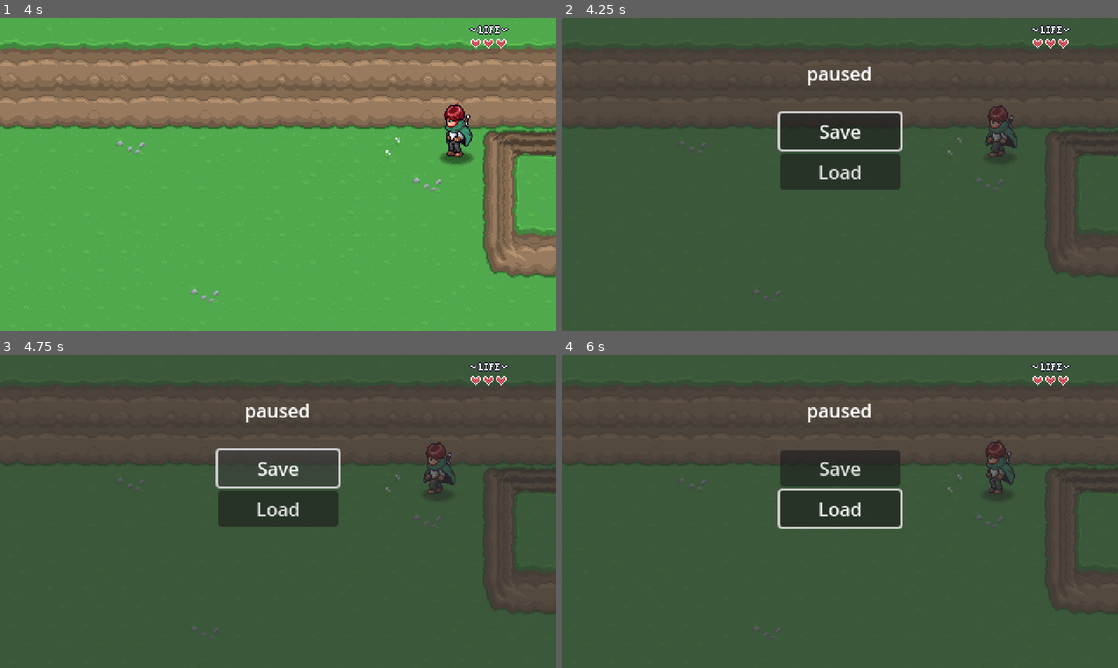
Above: before the commit, frames 1-4 (two rows, left to right).
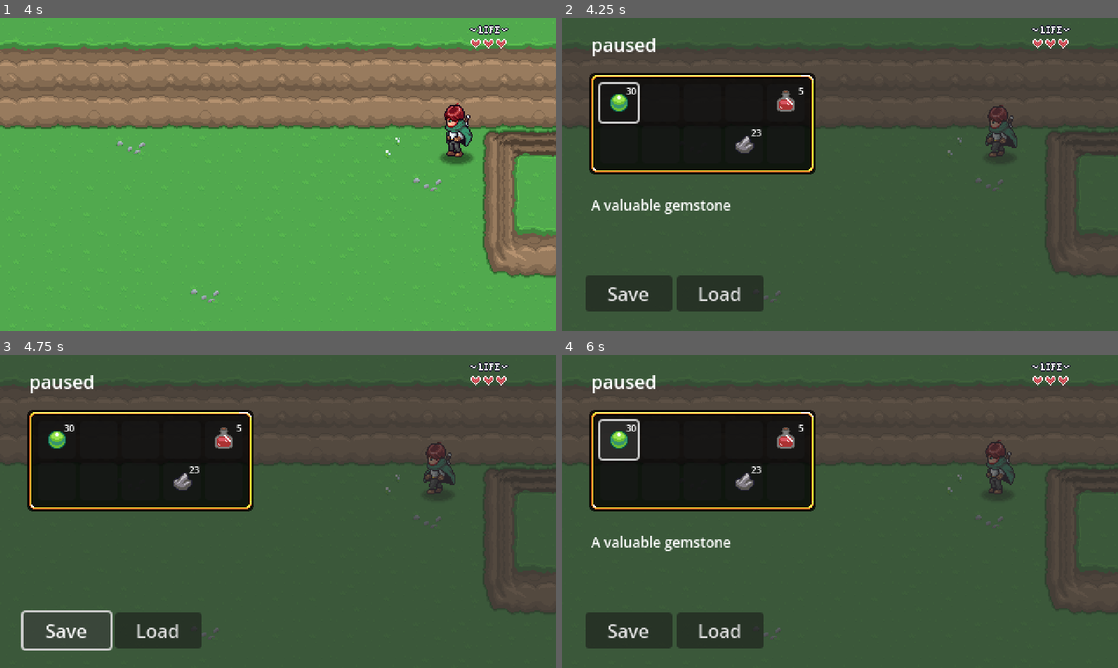
Above: after the commit, the same moments.

Repository: CaptainTiki/RPGGodot
Game: Godot game, scene res://Levels/Area01/01.tscn
The game is run twice, just before and just after one commit, with the same random seed, the same clock (stepped at 60 frames per second) and the same inputs.
Inputs (mouse positions are in pixels of both pictures, inside the frame that each line leads up to):
- Up to frame 1 (4 s): tap Enter at 0.5 s; hold D (right) 0.53-1.28 s; hold Z (attack) 0.53-1.28 s; hold S (down) 1.28-2.03 s; tap Z (attack) at 1.35, 2.85 s; hold D (right) 2.03-2.78 s; hold Z (attack) 2.03-2.78 s; hold W (up) 2.78-3.53 s; hold A (left) from 3.53 s (still down); hold Z (attack) from 3.53 s (still down)
- Up to frame 2 (4.25 s): keep holding A (left); keep holding Z (attack); tap Escape (pause) at 4.15 s
- Up to frame 3 (4.75 s): release A (left) at 4.25 s; release Z (attack) at 4.25 s; click "Save" at 4.25 s
- Up to frame 4 (6 s): click "Load" at 5 s; click (617, 439) at 5.75 s, where only the run after the commit has a clickable "30"

Frame 1 is identical in both runs. In frame 2, 22% of the frame differs, in the area x 4-62%, y 6-94%; in frame 3, 18%; in frame 4, 22%.

Commit message:
Inventory
Added resources
Added inventory on pause screen
created rock
created gem
created potion

Diff:
--- /dev/null
+++ b/GUI/Menus/Pause_Menu/Inventory/Scripts/inventory_UI.gd
@@ -0,0 +1,24 @@
+class_name InventoryUI extends Control
+
+const INVENTORY_SLOT = preload("res://GUI/Menus/Pause_Menu/Inventory/inventory_slot.tscn")
+
+@export var data : InventoryData
+
+func _ready() -> void:
+	PauseMenu.shown.connect(update_inventory)
+	PauseMenu.hidden.connect(clear_inventory)
+	clear_inventory() #incase we have debug items in the inv - clears them out
+	pass
+
+func clear_inventory() -> void:
+	for c in get_children():
+		c.queue_free()
+
+
+func update_inventory() -> void:
+	for s in data.slots:
+		var new_slot = INVENTORY_SLOT.instantiate()
+		add_child(new_slot)
+		new_slot.slot_data = s
+
+	get_child(0).grab_focus()
--- /dev/null
+++ b/GUI/Menus/Pause_Menu/Inventory/Scripts/inventory_data.gd
@@ -0,0 +1,6 @@
+class_name InventoryData extends Resource
+
+@export var slots : Array[SlotData]
+
+func add_item() -> void:
+	pass
--- /dev/null
+++ b/GUI/Menus/Pause_Menu/Inventory/Scripts/inventory_slot_ui.gd
@@ -0,0 +1,33 @@
+class_name InventorySlotUI extends Button
+
+
+var slot_data : SlotData :
+	set = set_slot_data
+
+
+@onready var texture_rect: TextureRect = $TextureRect
+@onready var label: Label = $Label
+
+func _ready() -> void:
+	texture_rect.texture = null
+	label.text = ""
+	focus_entered.connect(item_focused)
+	focus_exited.connect(item_unfocused)
+	pass
+
+func set_slot_data(value : SlotData) -> void:
+	slot_data = value
+	if slot_data == null:
+		return
+	texture_rect.texture = slot_data.item_data.texture
+	label.text = str(slot_data.quantity)
+
+func item_focused() -> void:
+	if slot_data != null:
+		if slot_data.item_data != null:
+			PauseMenu.update_item_description(slot_data.item_data.description)
+	pass
+
+func item_unfocused() -> void:
+	PauseMenu.update_item_description("")
+	pass
--- /dev/null
+++ b/GUI/Menus/Pause_Menu/Inventory/Scripts/slot_data.gd
@@ -0,0 +1,4 @@
+class_name SlotData extends Resource
+
+@export var item_data : ItemData
+@export var quantity : int = 0
--- /dev/null
+++ b/GUI/Menus/Pause_Menu/Inventory/chest_inventory.tres
@@ -0,0 +1,7 @@
+[gd_resource type="Resource" script_class="InventoryData" load_steps=2 format=3 uid="uid://cfipt2c0u55lj"]
+
+[ext_resource type="Script" path="res://GUI/Menus/Pause_Menu/Inventory/Scripts/inventory_data.gd" id="1_ofbb6"]
+
+[resource]
+script = ExtResource("1_ofbb6")
+slots = Array[Resource("res://GUI/Menus/Pause_Menu/Inventory/Scripts/slot_data.gd")]([])
--- /dev/null
+++ b/GUI/Menus/Pause_Menu/Inventory/inventory_slot.tscn
@@ -0,0 +1,29 @@
+[gd_scene load_steps=4 format=3 uid="uid://cj36flq2pwrri"]
+
+[ext_resource type="Texture2D" uid="uid://b210822d6vr8k" path="res://Items/Sprites/items.png" id="1_a118v"]
+[ext_resource type="Script" path="res://GUI/Menus/Pause_Menu/Inventory/Scripts/inventory_slot_ui.gd" id="1_mx2v7"]
+
+[sub_resource type="AtlasTexture" id="AtlasTexture_y4x6b"]
+atlas = ExtResource("1_a118v")
+region = Rect2(0, 0, 32, 32)
+
+[node name="InventorySlot" type="Button"]
+custom_minimum_size = Vector2(32, 32)
+offset_right = 32.0
+offset_bottom = 32.0
+script = ExtResource("1_mx2v7")
+
+[node name="TextureRect" type="TextureRect" parent="."]
+layout_mode = 0
+offset_right = 32.0
+offset_bottom = 32.0
+texture = SubResource("AtlasTexture_y4x6b")
+stretch_mode = 3
+
+[node name="Label" type="Label" parent="."]
+layout_mode = 0
+offset_right = 32.0
+offset_bottom = 12.0
+theme_override_font_sizes/font_size = 8
+text = "99"
+horizontal_alignment = 2
--- /dev/null
+++ b/GUI/Menus/Pause_Menu/Inventory/player_inventory.tres
@@ -0,0 +1,26 @@
+[gd_resource type="Resource" script_class="InventoryData" load_steps=9 format=3 uid="uid://d364b853pds50"]
+
+[ext_resource type="Script" path="res://GUI/Menus/Pause_Menu/Inventory/Scripts/inventory_data.gd" id="1_4ycj1"]
+[ext_resource type="Resource" uid="uid://du4clcxbmhcdo" path="res://Items/gem.tres" id="2_noo8h"]
+[ext_resource type="Script" path="res://GUI/Menus/Pause_Menu/Inventory/Scripts/slot_data.gd" id="3_n0bhc"]
+[ext_resource type="Resource" uid="uid://bpua6lqkcf84t" path="res://Items/potion.tres" id="4_0xdfl"]
+[ext_resource type="Resource" uid="uid://b1o0nn3kg21ck" path="res://Items/stone.tres" id="5_8fnee"]
+
+[sub_resource type="Resource" id="Resource_6yn2y"]
+script = ExtResource("3_n0bhc")
+item_data = ExtResource("2_noo8h")
+quantity = 30
+
+[sub_resource type="Resource" id="Resource_kl8do"]
+script = ExtResource("3_n0bhc")
+item_data = ExtResource("4_0xdfl")
+quantity = 5
+
+[sub_resource type="Resource" id="Resource_a6nmd"]
+script = ExtResource("3_n0bhc")
+item_data = ExtResource("5_8fnee")
+quantity = 23
+
+[resource]
+script = ExtResource("1_4ycj1")
+slots = Array[ExtResource("3_n0bhc")]([SubResource("Resource_6yn2y"), null, null, null, SubResource("Resource_kl8do"), null, null, null, SubResource("Resource_a6nmd"), null])
--- a/GUI/Menus/Pause_Menu/pause_menu.gd
+++ b/GUI/Menus/Pause_Menu/pause_menu.gd
@@ -1,8 +1,11 @@
 extends CanvasLayer
 
+signal shown
+signal hidden
 
-@onready var bn_save = $VBoxContainer/bn_Save
-@onready var bn_load = $VBoxContainer/bn_Load
+@onready var bn_save = $Control/HBoxContainer/bn_Save
+@onready var bn_load = $Control/HBoxContainer/bn_Load
+@onready var lbl_item_description: Label = $Control/lbl_itemDescription
 
 var is_paused : bool = false
 
@@ -27,13 +30,14 @@
 	get_tree().paused = true
 	visible = true
 	is_paused = true
-	bn_save.grab_focus()
+	shown.emit()
 	pass
 
 func hide_pause_menu() -> void:
 	get_tree().paused = false
 	visible = false
 	is_paused = false
+	hidden.emit()
 	pass
 
 func _on_save_pressed() -> void:
@@ -48,3 +52,6 @@
 	SaveManager.load_game()
 	await LevelManager.level_load_started
 	pass
+
+func update_item_description(new_text : String) -> void:
+	lbl_item_description.text = new_text
--- a/GUI/Menus/Pause_Menu/pause_menu.tscn
+++ b/GUI/Menus/Pause_Menu/pause_menu.tscn
@@ -1,12 +1,40 @@
-[gd_scene load_steps=2 format=3 uid="uid://bjiamfr087apk"]
+[gd_scene load_steps=8 format=3 uid="uid://bjiamfr087apk"]
 
 [ext_resource type="Script" path="res://GUI/Menus/Pause_Menu/pause_menu.gd" id="1_syncg"]
+[ext_resource type="Texture2D" uid="uid://b210822d6vr8k" path="res://Items/Sprites/items.png" id="2_cdby8"]
+[ext_resource type="PackedScene" uid="uid://cj36flq2pwrri" path="res://GUI/Menus/Pause_Menu/Inventory/inventory_slot.tscn" id="3_j0cyt"]
+[ext_resource type="Script" path="res://GUI/Menus/Pause_Menu/Inventory/Scripts/inventory_UI.gd" id="3_k4twd"]
+[ext_resource type="Resource" uid="uid://d364b853pds50" path="res://GUI/Menus/Pause_Menu/Inventory/player_inventory.tres" id="4_fhjrl"]
+
+[sub_resource type="AtlasTexture" id="AtlasTexture_2guel"]
+atlas = ExtResource("2_cdby8")
+region = Rect2(96, 0, 32, 32)
+
+[sub_resource type="StyleBoxTexture" id="StyleBoxTexture_6onfo"]
+content_margin_left = 10.0
+content_margin_top = 10.0
+content_margin_right = 10.0
+content_margin_bottom = 10.0
+texture = SubResource("AtlasTexture_2guel")
+texture_margin_left = 14.0
+texture_margin_top = 14.0
+texture_margin_right = 14.0
+texture_margin_bottom = 14.0
 
 [node name="PauseMenu" type="CanvasLayer"]
 process_mode = 3
 script = ExtResource("1_syncg")
 
-[node name="ColorRect" type="ColorRect" parent="."]
+[node name="Control" type="Control" parent="."]
+layout_mode = 3
+anchors_preset = 15
+anchor_right = 1.0
+anchor_bottom = 1.0
+grow_horizontal = 2
+grow_vertical = 2
+
+[node name="ColorRect" type="ColorRect" parent="Control"]
+layout_mode = 1
 anchors_preset = 15
 anchor_right = 1.0
 anchor_bottom = 1.0
@@ -14,31 +42,74 @@
 grow_vertical = 2
 color = Color(0.188235, 0.188235, 0.188235, 0.666667)
 
-[node name="VBoxContainer" type="VBoxContainer" parent="."]
-anchors_preset = 8
-anchor_left = 0.5
-anchor_top = 0.5
-anchor_right = 0.5
-anchor_bottom = 0.5
-offset_left = -52.0
-offset_top = -53.5
-offset_right = 52.0
-offset_bottom = 53.5
-grow_horizontal = 2
-grow_vertical = 2
+[node name="HBoxContainer" type="HBoxContainer" parent="Control"]
+layout_mode = 1
+anchors_preset = 2
+anchor_top = 1.0
+anchor_bottom = 1.0
+offset_left = 20.0
+offset_top = -48.0
+offset_right = 174.0
+offset_bottom = -17.0
+grow_vertical = 0
 
-[node name="bn_Save" type="Button" parent="VBoxContainer"]
+[node name="bn_Save" type="Button" parent="Control/HBoxContainer"]
+custom_minimum_size = Vector2(75, 0)
 layout_mode = 2
 text = "Save"
 
-[node name="bn_Load" type="Button" parent="VBoxContainer"]
+[node name="bn_Load" type="Button" parent="Control/HBoxContainer"]
+custom_minimum_size = Vector2(75, 0)
 layout_mode = 2
 text = "Load"
 
-[node name="Label" type="Label" parent="."]
-offset_left = 188.0
-offset_top = 36.0
-offset_right = 292.0
-offset_bottom = 59.0
+[node name="Label" type="Label" parent="Control"]
+layout_mode = 0
+offset_left = 2.0
+offset_top = 11.0
+offset_right = 106.0
+offset_bottom = 34.0
 text = "paused"
 horizontal_alignment = 1
+
+[node name="lbl_itemDescription" type="Label" parent="Control"]
+layout_mode = 0
+offset_left = 25.0
+offset_top = 153.0
+offset_right = 212.0
+offset_bottom = 210.0
+theme_override_font_sizes/font_size = 12
+text = "This red drink restores your health! "
+autowrap_mode = 3
+
+[node name="PanelContainer" type="PanelContainer" parent="Control"]
+layout_mode = 0
+offset_left = 23.0
+offset_top = 47.0
+offset_right = 219.0
+offset_bottom = 135.0
+theme_override_styles/panel = SubResource("StyleBoxTexture_6onfo")
+
+[node name="GridContainer" type="GridContainer" parent="Control/PanelContainer"]
+layout_mode = 2
+columns = 5
+script = ExtResource("3_k4twd")
+data = ExtResource("4_fhjrl")
+
+[node name="InventorySlot" parent="Control/PanelContainer/GridContainer" instance=ExtResource("3_j0cyt")]
+layout_mode = 2
+
+[node name="InventorySlot2" parent="Control/PanelContainer/GridContainer" instance=ExtResource("3_j0cyt")]
+layout_mode = 2
+
+[node name="InventorySlot3" parent="Control/PanelContainer/GridContainer" instance=ExtResource("3_j0cyt")]
+layout_mode = 2
+
+[node name="InventorySlot4" parent="Control/PanelContainer/GridContainer" instance=ExtResource("3_j0cyt")]
+layout_mode = 2
+
+[node name="InventorySlot5" parent="Control/PanelContainer/GridContainer" instance=ExtResource("3_j0cyt")]
+layout_mode = 2
+
+[node name="InventorySlot6" parent="Control/PanelContainer/GridContainer" instance=ExtResource("3_j0cyt")]
+layout_mode = 2
--- /dev/null
+++ b/Items/Scripts/item_data.gd
@@ -0,0 +1,5 @@
+class_name ItemData extends Resource
+
+@export var name : String = ""
+@export_multiline var description : String = ""
+@export var texture : Texture2D
--- /dev/null
+++ b/Items/gem.tres
@@ -0,0 +1,14 @@
+[gd_resource type="Resource" script_class="ItemData" load_steps=4 format=3 uid="uid://du4clcxbmhcdo"]
+
+[ext_resource type="Script" path="res://Items/Scripts/item_data.gd" id="1_aox6i"]
+[ext_resource type="Texture2D" uid="uid://b210822d6vr8k" path="res://Items/Sprites/items.png" id="2_pjkiu"]
+
+[sub_resource type="AtlasTexture" id="AtlasTexture_ufm5d"]
+atlas = ExtResource("2_pjkiu")
+region = Rect2(0, 0, 32, 32)
+
+[resource]
+script = ExtResource("1_aox6i")
+name = "Gem"
+description = "A valuable gemstone"
+texture = SubResource("AtlasTexture_ufm5d")
--- /dev/null
+++ b/Items/potion.tres
@@ -0,0 +1,14 @@
+[gd_resource type="Resource" script_class="ItemData" load_steps=4 format=3 uid="uid://bpua6lqkcf84t"]
+
+[ext_resource type="Script" path="res://Items/Scripts/item_data.gd" id="1_efty1"]
+[ext_resource type="Texture2D" uid="uid://b210822d6vr8k" path="res://Items/Sprites/items.png" id="2_u02kd"]
+
+[sub_resource type="AtlasTexture" id="AtlasTexture_xltkx"]
+atlas = ExtResource("2_u02kd")
+region = Rect2(32, 0, 32, 32)
+
+[resource]
+script = ExtResource("1_efty1")
+name = "Potion"
+description = "This red drink restores your health!"
+texture = SubResource("AtlasTexture_xltkx")
--- /dev/null
+++ b/Items/stone.tres
@@ -0,0 +1,14 @@
+[gd_resource type="Resource" script_class="ItemData" load_steps=4 format=3 uid="uid://b1o0nn3kg21ck"]
+
+[ext_resource type="Script" path="res://Items/Scripts/item_data.gd" id="1_0spx4"]
+[ext_resource type="Texture2D" uid="uid://b210822d6vr8k" path="res://Items/Sprites/items.png" id="2_1uw8v"]
+
+[sub_resource type="AtlasTexture" id="AtlasTexture_7sakp"]
+atlas = ExtResource("2_1uw8v")
+region = Rect2(64, 0, 32, 32)
+
+[resource]
+script = ExtResource("1_0spx4")
+name = "Stone"
+description = "Who doesn't love collecting rocks?"
+texture = SubResource("AtlasTexture_7sakp")
--- a/Levels/level_transition.tscn
+++ b/Levels/level_transition.tscn
@@ -4,7 +4,7 @@
 
 [sub_resource type="RectangleShape2D" id="RectangleShape2D_kqtdf"]
 resource_local_to_scene = true
-size = Vector2(32, 32)
+size = Vector2(32, 64)
 
 [node name="LevelTransition" type="Area2D"]
 collision_layer = 0
@@ -12,5 +12,6 @@
 script = ExtResource("1_3pfkd")
 
 [node name="CollisionShape2D" type="CollisionShape2D" parent="."]
+position = Vector2(-16, 0)
 shape = SubResource("RectangleShape2D_kqtdf")
 debug_color = Color(0.4, 0.0745098, 0.756863, 0.341176)
Renamed: ArtAssets/Downloaded/items.png -> Items/Sprites/items.png
Not shown, changed: Items/Sprites/items.png.import
